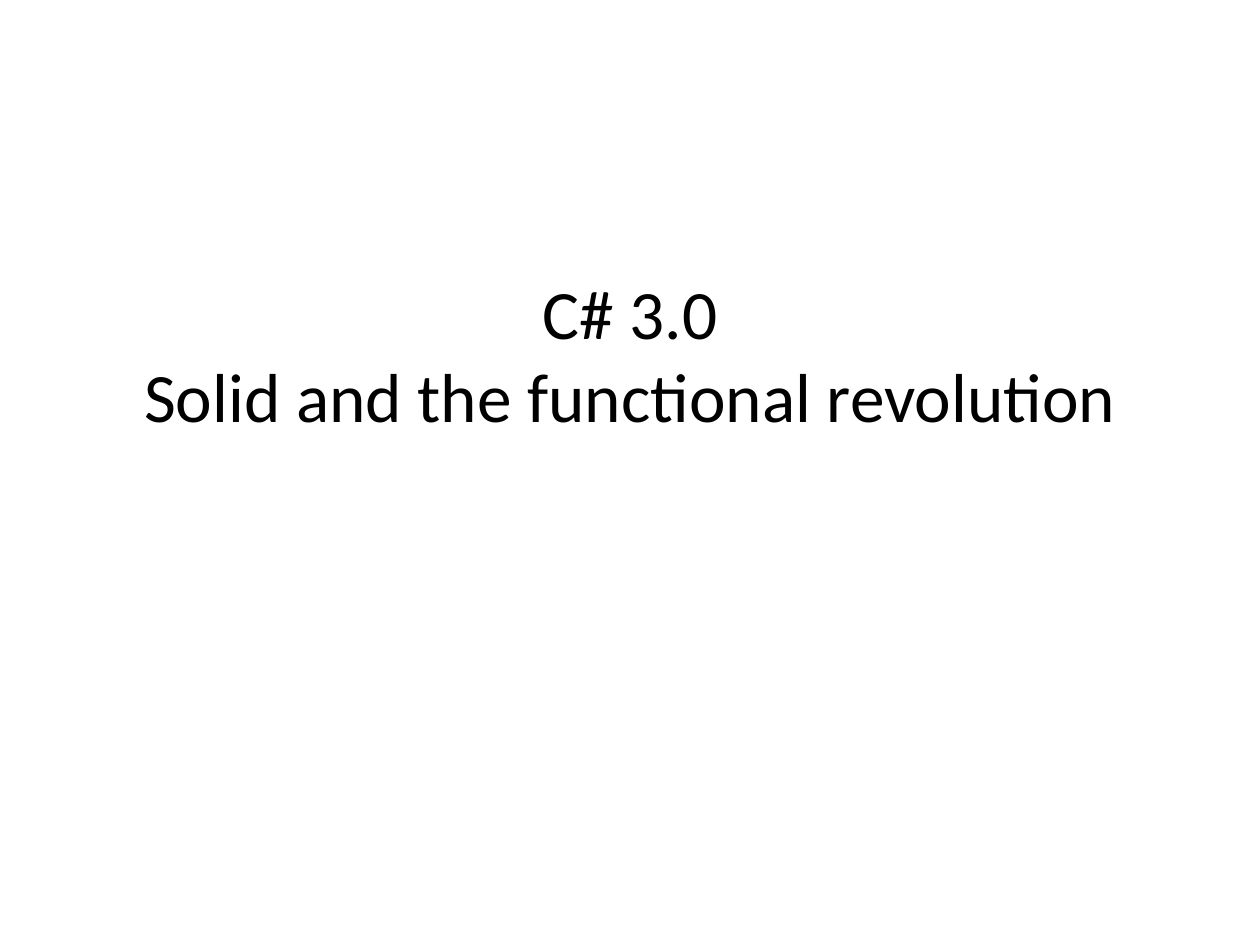
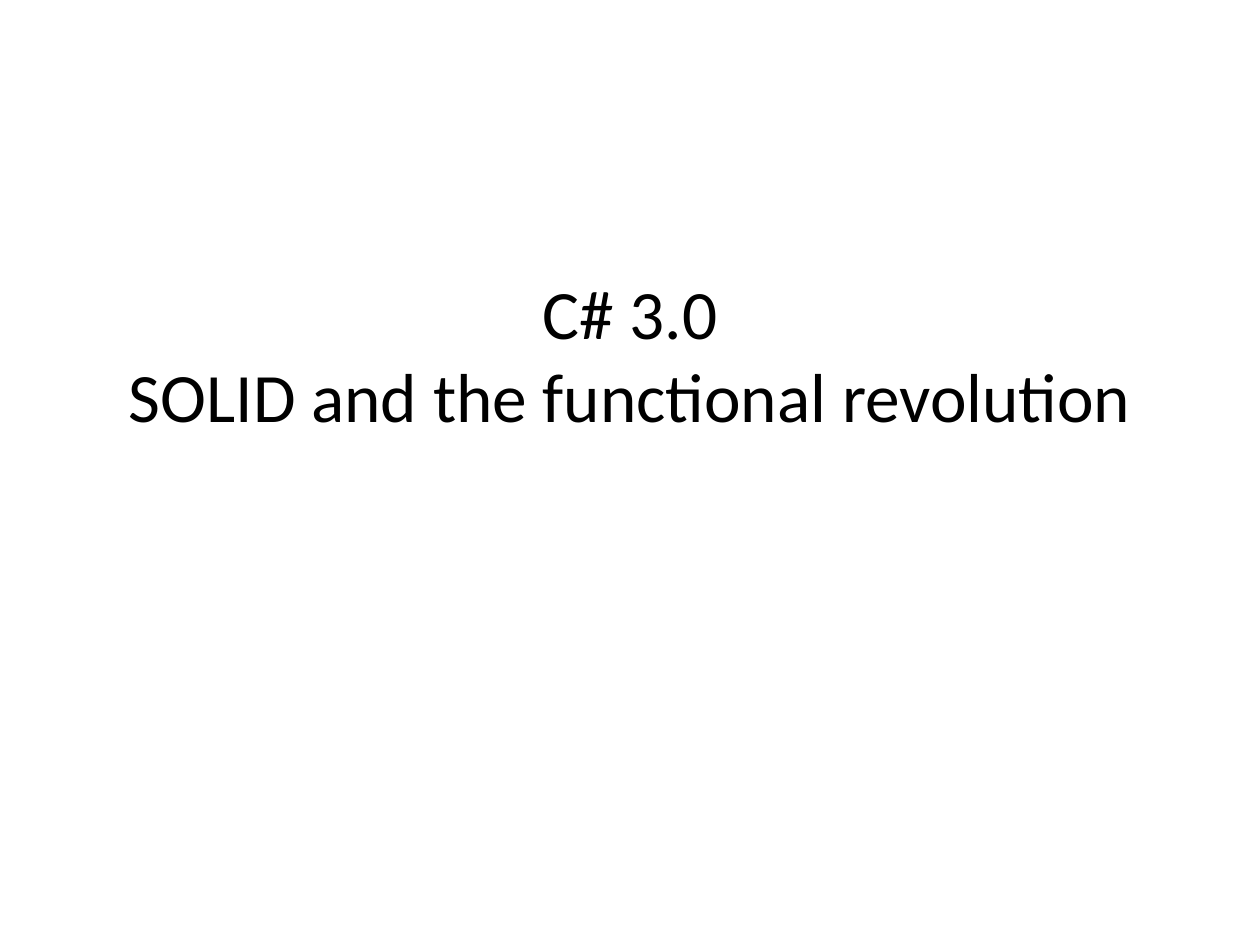
Before and after one commit to mlidbom/CSharpElevate, a slide deck: slide 1 of CSharp3.pptx. Drawn at 1260x945 pixels with LibreOffice and Linux fonts; fonts in the diff are those of the drawing. Boxes give left, top, right and bottom in pixels: in the first picture for what was removed or moved away, otherwise in the second. Text is boxed around its words. In the diff, an @@ line names an element or a change of style, - is before the commit and + after.

```diff
--- a/CSharp3.pptx
+++ b/CSharp3.pptx
@@ title at [129, 292, 1130, 423]: text changed @@
-C# 3.0
-Solid and the functional revolution
+C# 3.0
+SOLID and the functional revolution
```
Also in this commit, not shown: 1 other slide changed, 3 slides added.
